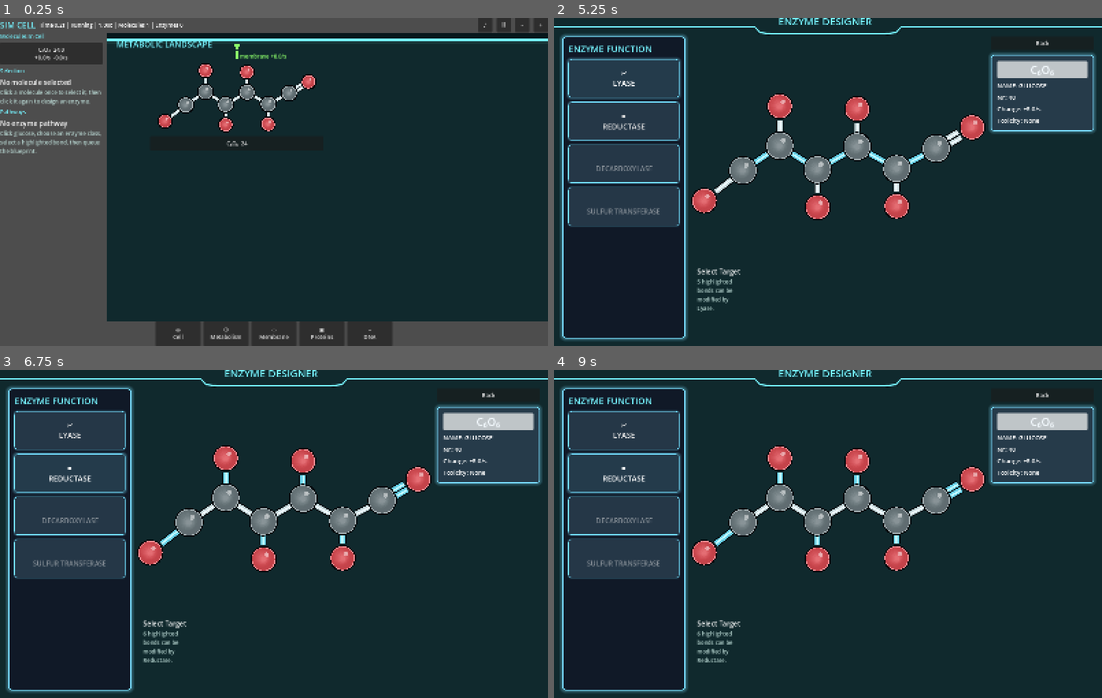
Above: before the commit, frames 1-4 (two rows, left to right).
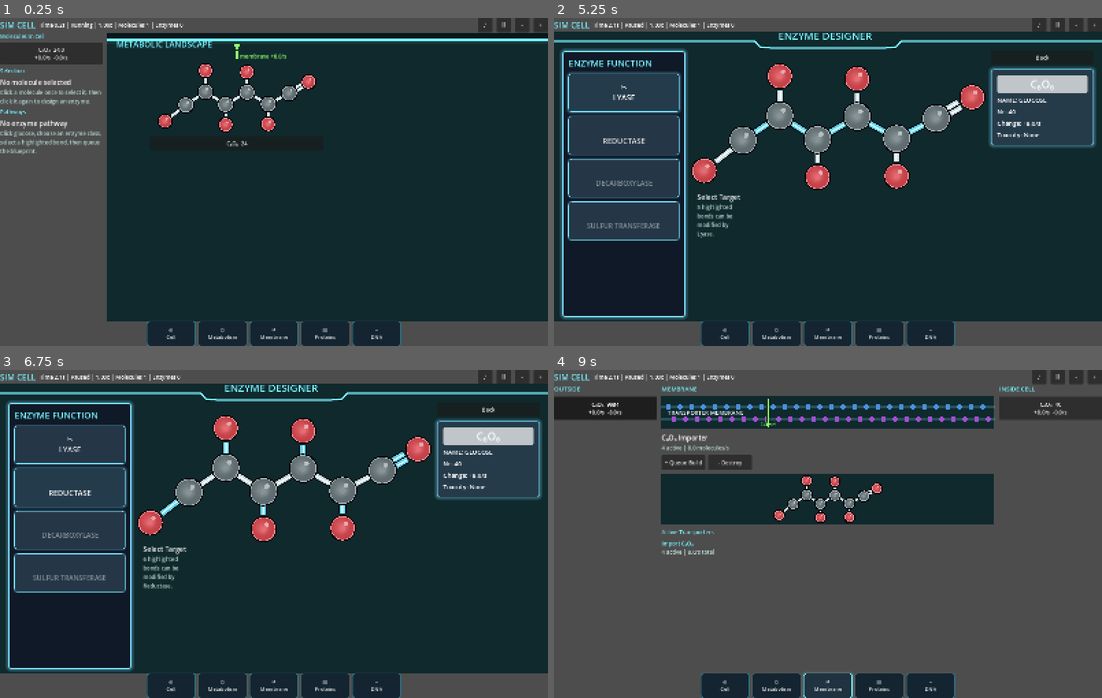
Above: after the commit, the same moments.

Repository: EliasEnglund/SimCell
Game: Godot game, scene res://scenes/main.tscn
Two runs of this game, one before a commit and one after it. Both use one fixed random seed, a clock stepped at 60 frames per second and the inputs below.
Inputs (mouse positions are in pixels of both pictures, inside the frame that each line leads up to):
- Up to frame 1 (0.25 s): no input
- Up to frame 2 (5.25 s): click "♪" at 0.5 s; click "♫" at 1.25 s; click "Ⅱ" at 2 s; click "-" at 2.75 s; click "+" at 3.5 s; click "C₆O₆ 40.0 +8.0/s -0.0/s" at 4.25 s; click "Design Enzyme" at 5 s
- Up to frame 3 (6.75 s): click "✂ LYASE" at 5.75 s; click "= REDUCTASE" at 6.5 s
- Up to frame 4 (9 s): click (723, 684) at 7.25 s, where only the run after the commit has a clickable "◎ Cell"; click (778, 684) at 8 s, where only the run after the commit has a clickable "⌬ Metabolism"; click (828, 684) at 8.75 s, where only the run after the commit has a clickable "⇄ Membrane"

The runs differ from the first frame. In frame 1, 3.4% of the frame differs, in the area x 26-74%, y 92-100%; in frame 2, 27%; in frame 3, 26%; in frame 4, 86%, in the area x 0-100%, y 0-100%.

Commit message:
Keep nav visible in enzyme designer

Diff:
--- a/scripts/ui/main.gd
+++ b/scripts/ui/main.gd
@@ -89,13 +89,18 @@
 	for item in [
 		["◎", "Cell", "cell"],
 		["⌬", "Metabolism", "metabolism"],
-		["◌", "Membrane", "membrane"],
-		["▣", "Proteins", "proteins"],
+		["⇄", "Membrane", "membrane"],
+		["▤", "Proteins", "proteins"],
 		["⌁", "DNA", "dna"]
 	]:
 		var button := Button.new()
 		button.text = "%s\n%s" % [item[0], item[1]]
-		button.custom_minimum_size = Vector2(132, 58)
+		button.custom_minimum_size = Vector2(142, 58)
+		button.add_theme_font_size_override("font_size", 15)
+		button.add_theme_stylebox_override("normal", _nav_style(false))
+		button.add_theme_stylebox_override("hover", _nav_style(true))
+		button.add_theme_stylebox_override("pressed", _nav_style(true))
+		button.add_theme_stylebox_override("focus", StyleBoxEmpty.new())
 		button.pressed.connect(func(view_id = item[2]): _show_view(view_id))
 		bottom_nav.add_child(button)
 
@@ -444,11 +449,11 @@
 
 func _open_enzyme_designer(molecule_id: String) -> void:
 	sim.select_molecule(molecule_id)
-	_clear(root)
+	sim.active_view = "enzyme_designer"
+	_clear(content)
 	var designer_root := Control.new()
-	designer_root.size_flags_horizontal = Control.SIZE_EXPAND_FILL
-	designer_root.size_flags_vertical = Control.SIZE_EXPAND_FILL
-	root.add_child(designer_root)
+	designer_root.set_anchors_preset(Control.PRESET_FULL_RECT)
+	content.add_child(designer_root)
 	var background := ColorRect.new()
 	background.color = Color("10292d")
 	background.set_anchors_preset(Control.PRESET_FULL_RECT)
@@ -463,7 +468,7 @@
 	shell.offset_left = 24
 	shell.offset_top = 54
 	shell.offset_right = -24
-	shell.offset_bottom = -22
+	shell.offset_bottom = -12
 	shell.add_theme_constant_override("separation", 34)
 	designer_root.add_child(shell)
 
@@ -498,9 +503,8 @@
 	top_spacer.size_flags_horizontal = Control.SIZE_EXPAND_FILL
 	center.add_child(top_spacer)
 	designer_canvas = MoleculeCanvasScript.new()
-	designer_canvas.custom_minimum_size = Vector2(760, 490)
+	designer_canvas.custom_minimum_size = Vector2(760, 360)
 	designer_canvas.size_flags_horizontal = Control.SIZE_EXPAND_FILL
-	designer_canvas.size_flags_vertical = Control.SIZE_EXPAND_FILL
 	designer_canvas.interactive = true
 	designer_canvas.target_selected.connect(_designer_target_selected)
 	center.add_child(designer_canvas)
@@ -516,7 +520,7 @@
 	var back := Button.new()
 	back.text = "Back"
 	back.custom_minimum_size = Vector2(0, 40)
-	back.pressed.connect(func(): _restore_main_shell())
+	back.pressed.connect(func(): _show_view("metabolism"))
 	info_stack.add_child(back)
 	designer_info_panel = VBoxContainer.new()
 	designer_info_panel.add_theme_constant_override("separation", 9)
@@ -680,6 +684,20 @@
 	style.shadow_size = 8 if active else 4
 	return style
 
+func _nav_style(active: bool) -> StyleBoxFlat:
+	var style := StyleBoxFlat.new()
+	style.bg_color = Color("1f3340") if active else Color("142531")
+	style.border_color = Color("76f4ff") if active else Color("2f7080")
+	style.set_border_width_all(1.5)
+	style.set_corner_radius_all(7)
+	style.shadow_color = Color(0.45, 0.95, 1.0, 0.22 if active else 0.10)
+	style.shadow_size = 7 if active else 3
+	style.content_margin_left = 10
+	style.content_margin_top = 6
+	style.content_margin_right = 10
+	style.content_margin_bottom = 6
+	return style
+
 func _formula_badge_style() -> StyleBoxFlat:
 	var style := StyleBoxFlat.new()
 	style.bg_color = Color("c8c8c8")
@@ -691,8 +709,6 @@
 	return style
 
 func _restore_main_shell() -> void:
-	_clear(root)
-	_build_shell()
 	_show_view("metabolism")
 
 func _refresh_protein_queue() -> void:
